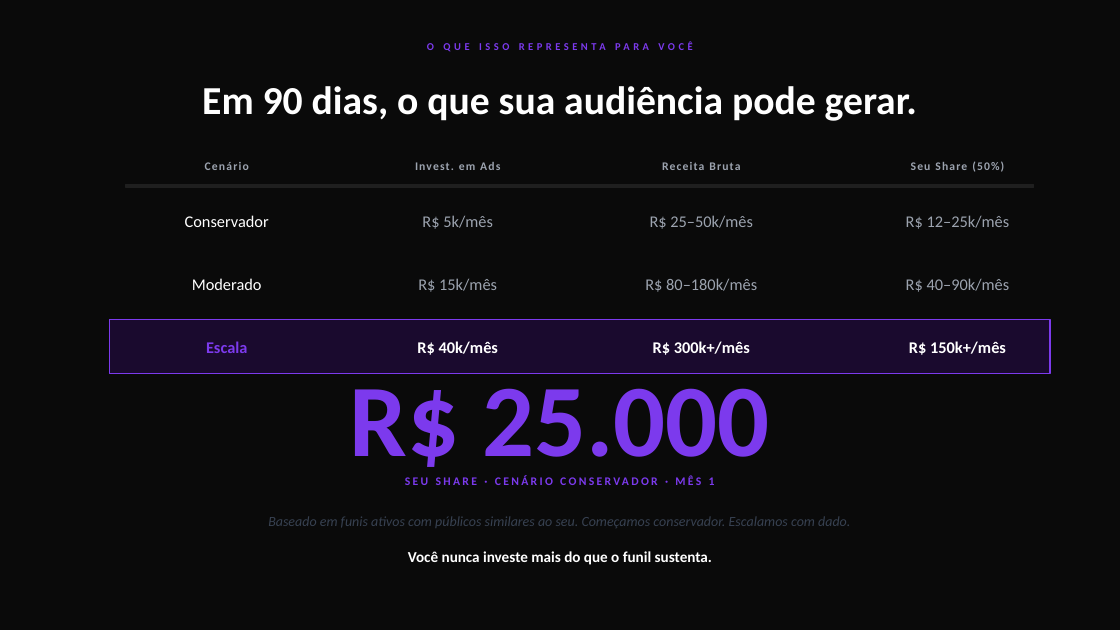
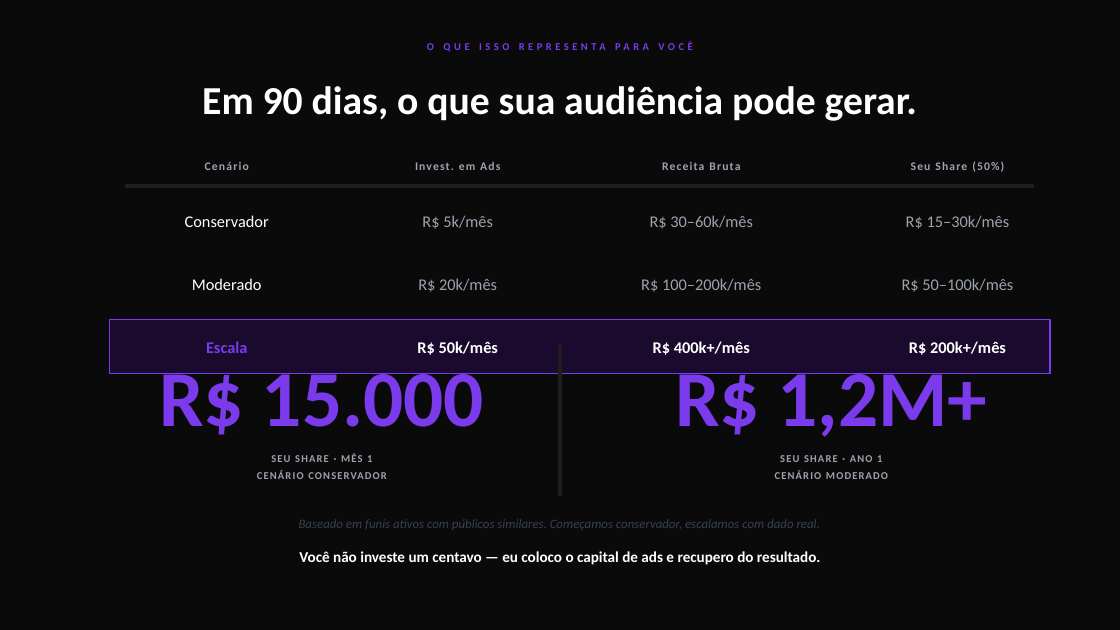
Before and after one commit to okauarodriguez-dotcom/grupoaura, a slide deck: slide 11 of operacoes/apresentacoes/monica/Pitch-Monica.pptx. Drawn at 1120x630 pixels with LibreOffice and Linux fonts; fonts in the diff are those of the drawing. Boxes give left, top, right and bottom in pixels: in the first picture for what was removed or moved away, otherwise in the second. Text is boxed around its words. In the diff, an @@ line names an element or a change of style, - is before the commit and + after.

```diff
--- a/operacoes/apresentacoes/monica/Pitch-Monica.pptx
+++ b/operacoes/apresentacoes/monica/Pitch-Monica.pptx
@@ text at [650,215,753,229]: text changed @@
-R$ 25–50k/mês
+R$ 30–60k/mês
@@ text at [906,215,1010,229]: text changed @@
-R$ 12–25k/mês
+R$ 15–30k/mês
@@ text at [418,278,497,292]: text changed @@
-R$ 15k/mês
+R$ 20k/mês
@@ text at [641,278,761,292]: text changed @@
-R$ 80–180k/mês
+R$ 100–200k/mês
@@ text at [902,278,1013,292]: text changed @@
-R$ 40–90k/mês
+R$ 50–100k/mês
@@ text at [417,341,498,355]: text changed @@
-R$ 40k/mês
+R$ 50k/mês
@@ rectangle added at [558,344,561,496], fill #1F1F1F, outline #1F1F1F 1 pt @@
@@ text at [653,341,750,355]: text changed @@
-R$ 300k+/mês
+R$ 400k+/mês
@@ text at [909,341,1006,355]: text changed @@
-R$ 150k+/mês
+R$ 200k+/mês
@@ text at [159,373,484,435]: text changed; size 88 to 68 pt @@
-R$ 25.000
+R$ 15.000
@@ text added at [675,373,988,437], 68 pt, text #7C3AED, bold @@
+R$ 1,2M+
@@ text at [271,453,682,529]: text changed; size 10 to 9 pt; text colour #7C3AED to #9CA3AF @@
-SEU SHARE · CENÁRIO CONSERVADOR · MÊS 1
+SEU SHARE · MÊS 1
+CENÁRIO CONSERVADOR
@@ text added at [775,455,888,479], 9 pt, text #9CA3AF, bold @@
+SEU SHARE · ANO 1
+CENÁRIO MODERADO
@@ text at [299,519,820,530]: text changed; size 12 to 11 pt @@
-Baseado em funis ativos com públicos similares ao seu. Começamos conservador. Escalamos com dado.
+Baseado em funis ativos com públicos similares. Começamos conservador, escalamos com dado real.
@@ text at [333,551,821,565]: text changed @@
-Você nunca investe mais do que o funil sustenta.
+Você não investe um centavo — eu coloco o capital de ads e recupero do resultado.
```
Also in this commit, not shown: 3 other slides changed, 3 slides added, 3 slides removed, 6 other files.
